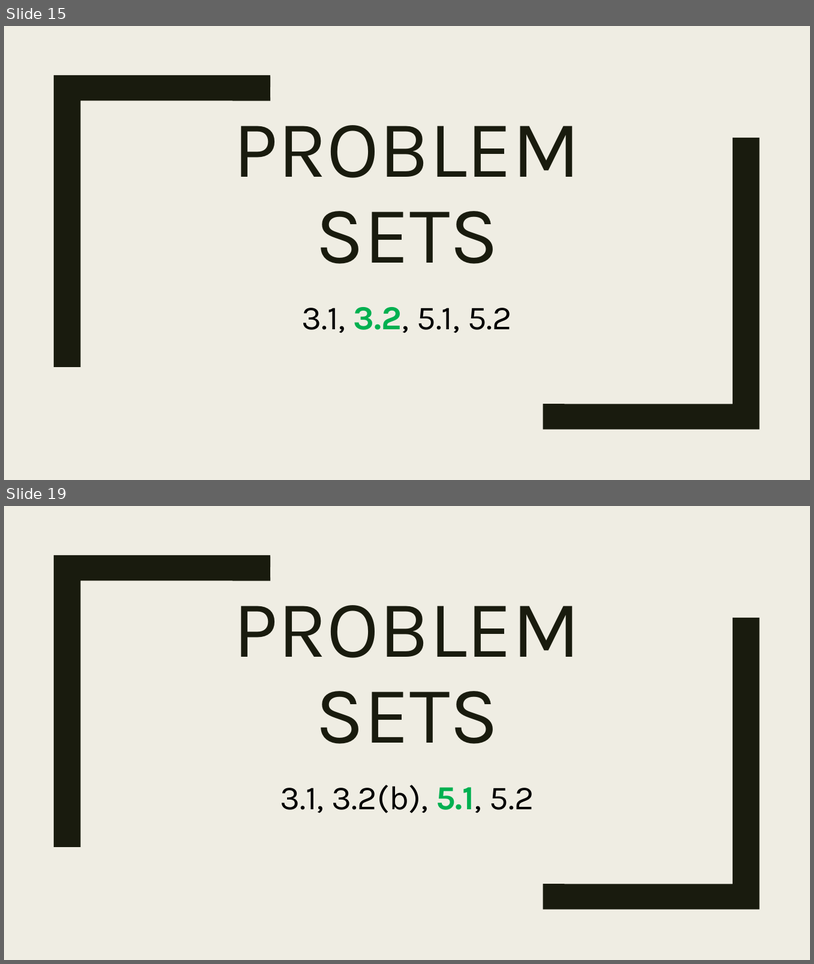
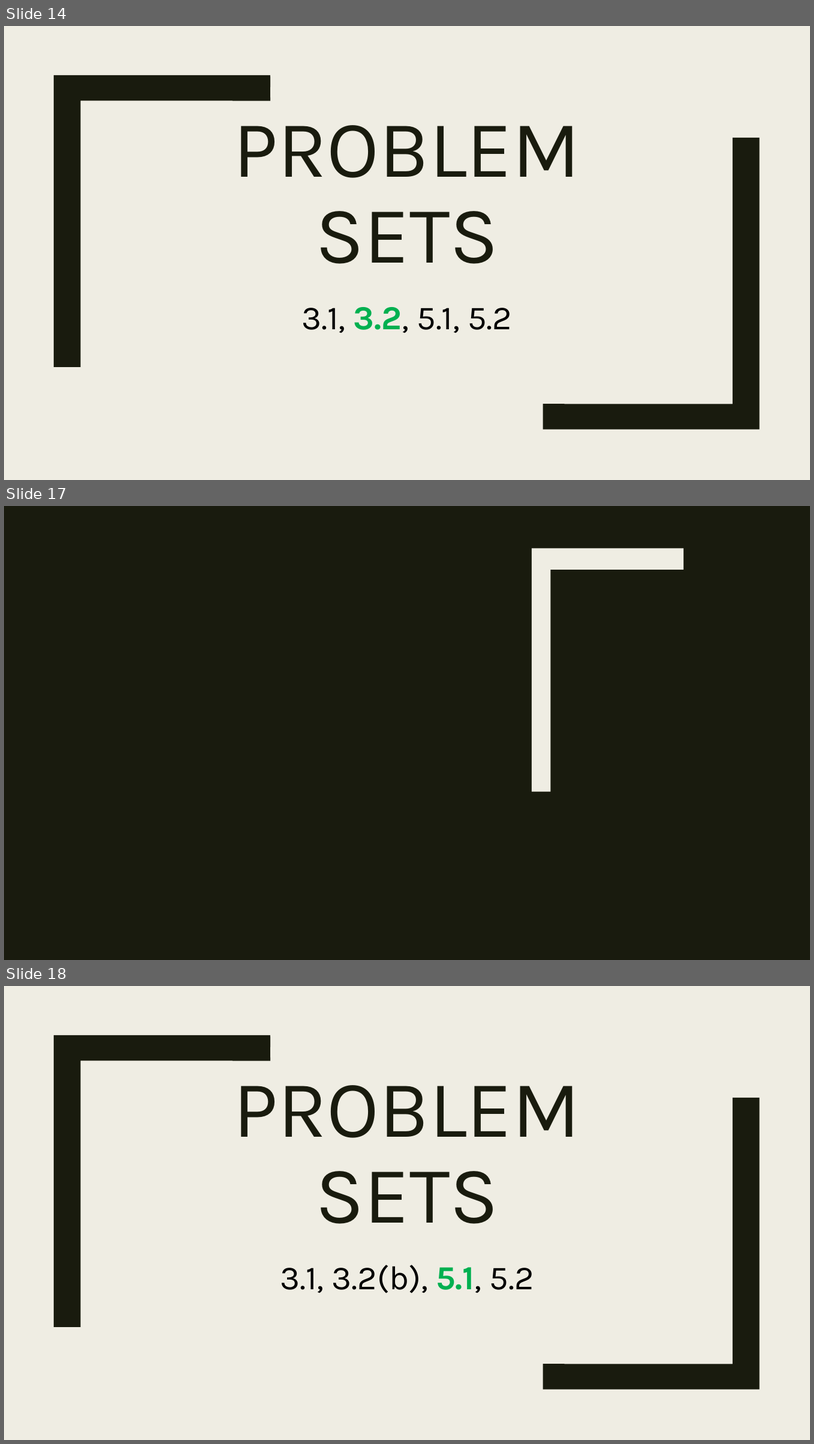
Before and after one commit to DigiPie/CS1010-Tutorial-C09, a slide deck: Tutorial 2/CS1010_TutC09_2.pptx. Shown one above the other, each under a label of ours: slides 15 and 19 before the commit, slides 14, 17 and 18 after it; the slides between them are not shown. The pictures are 814x964 and 814x1444 pixels, drawn with LibreOffice and Linux fonts; fonts in the diff are those of the drawing; background and template pictures are left out. Boxes give left, top, right and bottom in pixels: in the first picture for what was removed or moved away, otherwise in the second. Text is boxed around its words. In the diff, an @@ line names an element or a change of style, - is before the commit and + after.

```diff
--- a/Tutorial 2/CS1010_TutC09_2.pptx
+++ b/Tutorial 2/CS1010_TutC09_2.pptx
@@ slide 17 added at (4,506,810,960), background picture (left out) @@
@@ rectangle added at (4,506,810,960), fill #191B0E @@
@@ rectangle added at (35,506,51,960), fill #EFEDE3 @@
@@ freeform shape added at (532,549,684,792), fill #EFEDE3 @@
@@ what was slide 15 is now slide 14 @@
@@ what was slide 19 is now slide 18 @@
```
Also in this commit, not shown: 9 slides changed, 1 other slide added, 2 slides removed, 3 other files.
